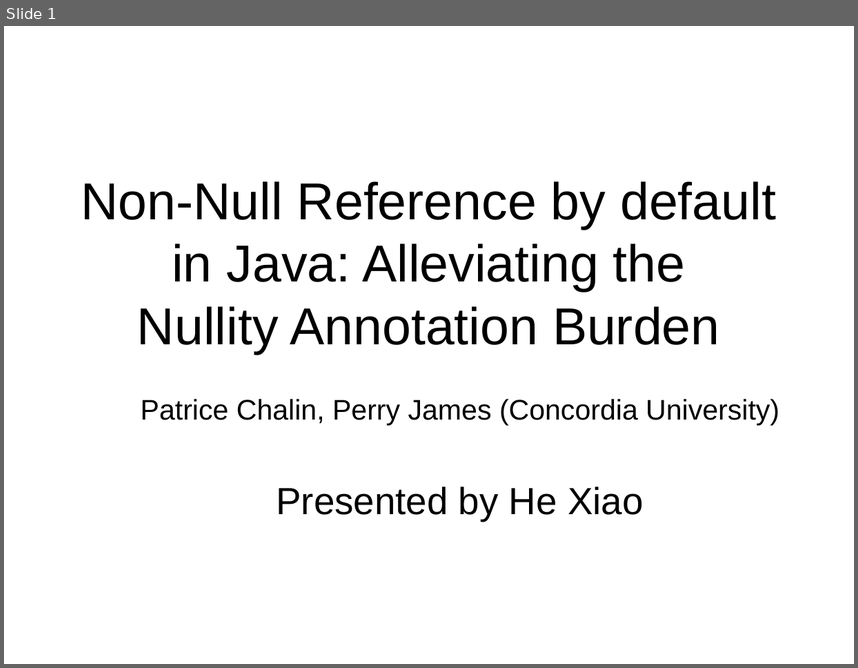
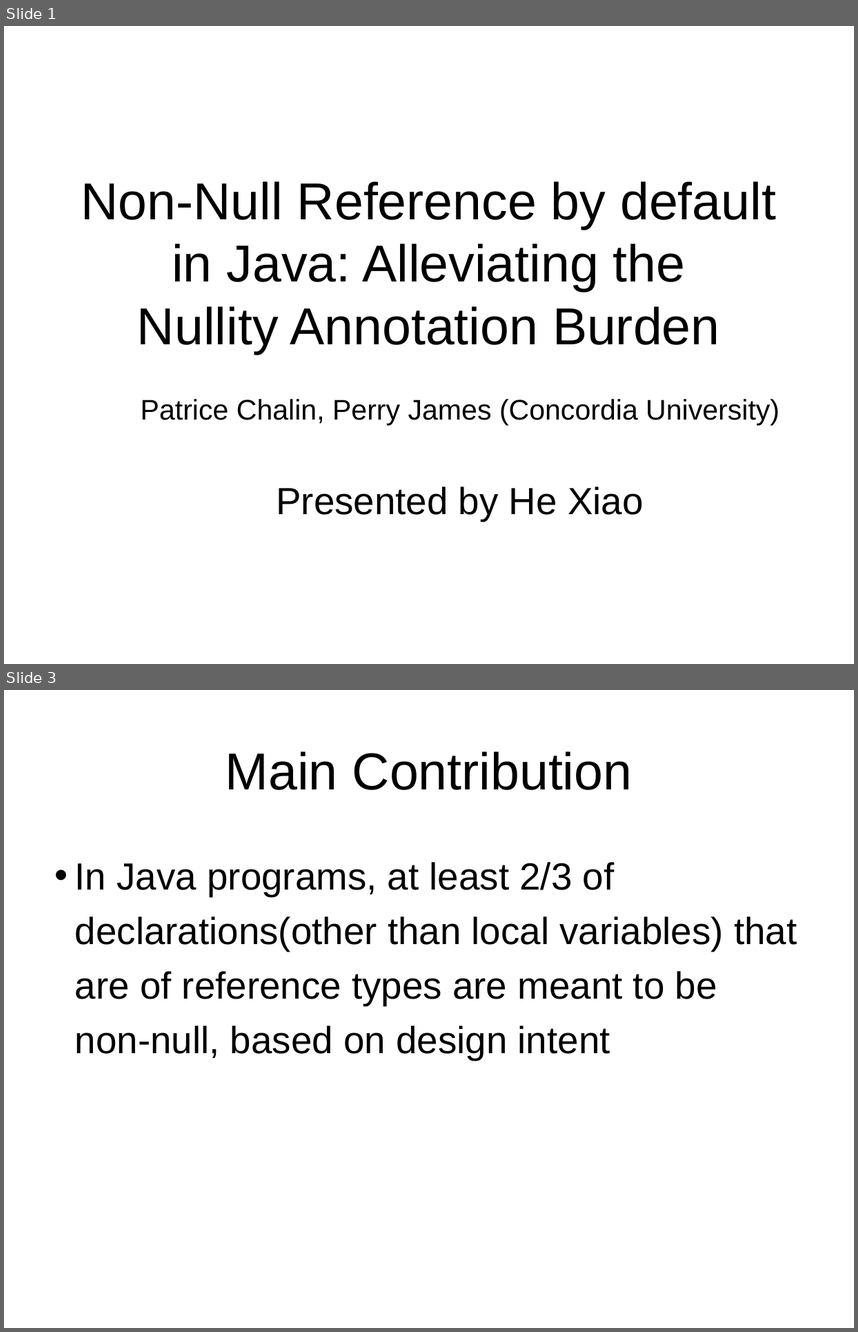
Before and after one commit to xiaohe27/Papers4Courses, a slide deck: CS527/Presentation/Non-Null-By-Default.ppt. Shown one above the other, each under a label of ours: slide 1 before the commit, slides 1 and 3 after it; the slides between them are not shown. The pictures are 858x668 and 858x1332 pixels, drawn with LibreOffice and Linux fonts; fonts in the diff are those of the drawing. Boxes give left, top, right and bottom in pixels: in the first picture for what was removed or moved away, otherwise in the second. Text is boxed around its words. In the diff, an @@ line names an element or a change of style, - is before the commit and + after.

```diff
--- a/CS527/Presentation/Non-Null-By-Default.ppt
+++ b/CS527/Presentation/Non-Null-By-Default.ppt
@@ slide 3 added at box(4, 690, 854, 1328), background #FFFFFF @@
@@ title added at box(225, 751, 633, 790), 44 pt, text #000000 @@
+Main Contribution
@@ text added at box(75, 862, 797, 1060), 32 pt, text #000000 @@
+• In Java programs, at least 2/3 of declarations(other than local variables) that are of reference types are meant to be non-null, based on design intent
```
Also in this commit, not shown: 2 other slides added, 1 other file.
